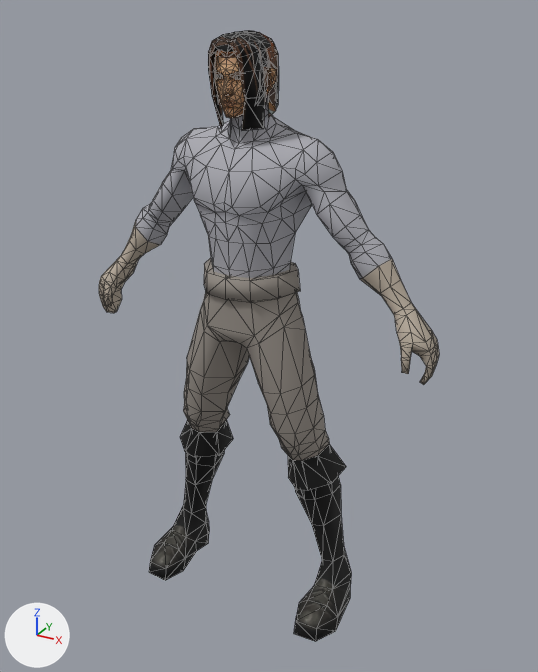
The glTF model assets/models/profile_leather_b.glb, before and after one commit.
Rendered twice from a 50 mm camera at (0.262, -0.444, 0.458) aimed at (0.012, 0.011, 0.23). The axes (+X, +Y, +Z) are drawn at lower left. The lights are the same throughout. The older version comes first. Mesh edges are drawn as thin lines. Vertices at exactly the same position are counted once.

The first picture shows 'MFighter_m000_g.mo', 'MFighter_m000_h.mo', 'MFighter_m000_l.mo', 'MFighter_m000_u.mo', 'MFighter_m001_b.mo'.
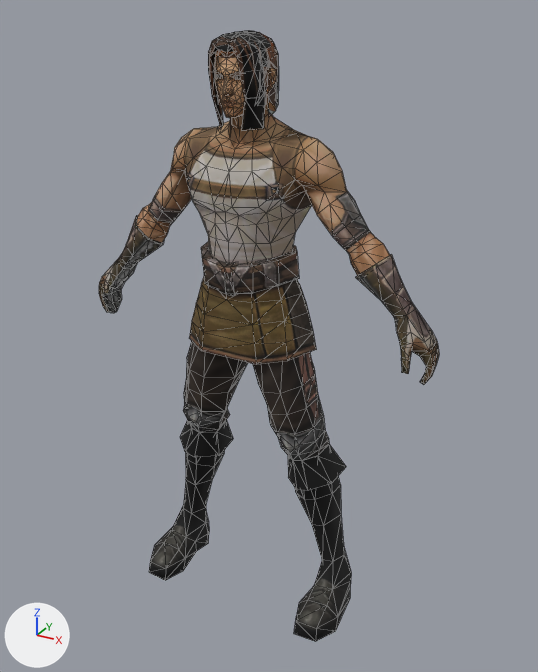
Changed parts and their boxes (x1, y1, x2, y2) in the pictures (538 x 672 px; the box of a moved part takes in the faces that stretch with it):
'MFighter_m000_u.mo', reshaped
    before: (135, 95, 392, 279)
    after: (137, 95, 390, 276)
'MFighter_m000_l.mo', reshaped (8% taller)
    before: (183, 258, 329, 461)
    after: (183, 241, 329, 461)
'MFighter_m000_g.mo', reshaped
    before: (99, 221, 439, 385)
    after: (99, 215, 439, 385)
part 1 of me_mfighter_m000_g_md, moved or reshaped
    before: (360, 259, 435, 351)
    after: (355, 254, 434, 351)
part 2 of me_mfighter_m000_g_md, built on
    before: (99, 221, 160, 306)
    after: (99, 215, 164, 283)
part 3 of me_mfighter_m000_g_md, recoloured
    before: (99, 224, 439, 385)
    after: (99, 256, 439, 385)
part 4 of me_mfighter_m000_l_md, rebuilt (24% taller)
    before: (204, 258, 300, 302)
    after: (201, 241, 299, 296)
part 5 of me_mfighter_m000_l_md, added (brown)
    after: (189, 278, 316, 365)
part 6 of me_mfighter_m000_l_md, moved or reshaped
    before: (189, 291, 303, 394)
    after: (189, 344, 282, 393)
part 7 of me_mfighter_m000_l_md, recoloured (grey to black)
    before: (183, 291, 329, 461)
    after: (183, 341, 329, 461)
part 8 of me_mfighter_m000_u_md, moved or reshaped
    both: (184, 158, 305, 244)
part 9 of me_mfighter_m000_u_md, recoloured (darker)
    both: (137, 95, 390, 276)

The change, as a list of edits to the scene's bpy script:
```text
Add mat_animuppertex:
    mat_animuppertex = bpy.data.materials.new('AnimUpperTex')
    # uses the picture img_mfighter_m001_t01_u_sp
Add mat_animlowertex:
    mat_animlowertex = bpy.data.materials.new('AnimLowerTex')
    # uses the picture img_mfighter_m001_t01_l_sp
Add mat_animglovestex:
    mat_animglovestex = bpy.data.materials.new('AnimGlovesTex')
    # uses the picture img_mfighter_m001_t01_g_sp
Change me_mfighter_m000_g_md:
    remove me_mfighter_m000_g_md.from_pydata(...)  # 152 vertices, 288 faces; spans x -0.142..0.142, y -0.012..0.022, z 0.222..0.307
    add me_mfighter_m000_g_md.from_pydata(...)  # 144 vertices, 277 faces; spans x -0.142..0.142, y -0.012..0.024, z 0.222..0.31
    me_mfighter_m000_g_md part 1
    5 vertices are removed from x 0.089..0.118, y 0.0..0.022, z 0.276..0.303
    16 faces are deleted
    15 vertices move from x 0.083..0.137, y -0.003..0.019, z 0.257..0.307 to x 0.081..0.137, y -0.003..0.021, z 0.257..0.31
    5 vertices are added at (0.099, 0.024, 0.304), (0.099, -0.002, 0.305), (0.088, 0.024, 0.296), (0.087, -0.001, 0.295), (0.118, 0.001, 0.276)
    20 new faces join them
    me_mfighter_m000_g_md part 2
    13 vertices are removed from x -0.129..-0.089, y -0.012..0.022, z 0.236..0.303
    35 faces are deleted
    15 vertices move from x -0.137..-0.083, y -0.003..0.019, z 0.257..0.307 to x -0.137..-0.081, y -0.003..0.021, z 0.257..0.31
    5 vertices are added at (-0.099, -0.002, 0.305), (-0.099, 0.024, 0.304), (-0.088, 0.024, 0.296), (-0.118, 0.001, 0.276), (-0.087, -0.001, 0.295)
    20 new faces join them
    me_mfighter_m000_g_md part 3: 237 faces spanning x -0.142..0.142, y -0.012..0.021, z 0.222..0.31 switch from mat_animglovesfallback (grey #bcafa0) to mat_animglovestex
Change me_mfighter_m000_l_md:
    remove me_mfighter_m000_l_md.from_pydata(...)  # 200 vertices, 372 faces; spans x -0.062..0.062, y -0.03..0.035, z 0.133..0.287
    add me_mfighter_m000_l_md.from_pydata(...)  # 310 vertices, 544 faces; spans x -0.062..0.062, y -0.031..0.043, z 0.133..0.302
    me_mfighter_m000_l_md part 4: the loose piece of 24 vertices spanning x -0.038..0.038, y -0.03..0.03, z 0.271..0.287 is rebuilt with 54 vertices and now spans x -0.037..0.037, y -0.031..0.032, z 0.275..0.302, in mat_animlowertex
    me_mfighter_m000_l_md part 5: a new loose piece of 68 vertices spanning x -0.053..0.053, y -0.029..0.043, z 0.225..0.292, in mat_animlowertex
    me_mfighter_m000_l_md part 6
    4 vertices in x -0.023..0.023, y -0.024, z 0.24..0.271 move by (0.0, 0.001, 0.0)
    3 vertices in x -0.02..0.02, y -0.027..-0.025, z 0.246..0.271 move by (0.0, 0.002, 0.0)
    3 vertices in x -0.004..0.004, y -0.001..0.011, z 0.228..0.231 move by (0.0, 0.0, -0.003)
    3 vertices in x -0.004..0.004, y 0.013..0.023, z 0.225..0.233 move by (0.0, 0.0, -0.002)
    10 vertices move from x -0.037..0.037, y -0.022..0.028, z 0.232..0.27 to x -0.039..0.039, y -0.02..0.028, z 0.23..0.27
    12 vertices are added at x -0.031..0.031, y -0.027..0.024, z 0.292
    24 new faces join them
    me_mfighter_m000_l_md part 7: 328 faces spanning x -0.062..0.062, y -0.027..0.035, z 0.133..0.282 switch from mat_animlowerfallback (grey #958e86) to mat_animlowertex
Change me_mfighter_m000_u_md:
    remove me_mfighter_m000_u_md.from_pydata(...)  # 253 vertices, 476 faces; spans x -0.106..0.106, y -0.031..0.035, z 0.285..0.408
    add me_mfighter_m000_u_md.from_pydata(...)  # 255 vertices, 480 faces; spans x -0.106..0.106, y -0.031..0.035, z 0.285..0.408
    me_mfighter_m000_u_md part 8
    4 vertices are removed from x -0.029..0.029, y -0.021, z 0.327..0.335
    34 faces are deleted
    4 vertices in x -0.037..0.037, y -0.017..-0.013, z 0.343..0.348 move by (0.0, -0.003, 0.001)
    3 vertices in x -0.026..0.026, y -0.029..-0.027, z 0.34 move by (0.0, -0.002, 0.0)
    2 vertices move from x -0.007..0.007, y 0.024, z 0.292 to x -0.007..0.007, y 0.021, z 0.292
    6 vertices are added at (0.029, -0.023, 0.335), (0.028, -0.018, 0.327), (0.022, -0.024, 0.327), (-0.029, -0.023, 0.335), (-0.028, -0.018, 0.327), (-0.022, -0.024, 0.327)
    38 new faces join them
    me_mfighter_m000_u_md part 9: 438 faces spanning x -0.106..0.106, y -0.031..0.035, z 0.285..0.408 switch from mat_animupperfallback (grey #adadb5) to mat_animuppertex
    other edits to the shape of me_mfighter_m000_u_md do not show in these pictures
```
